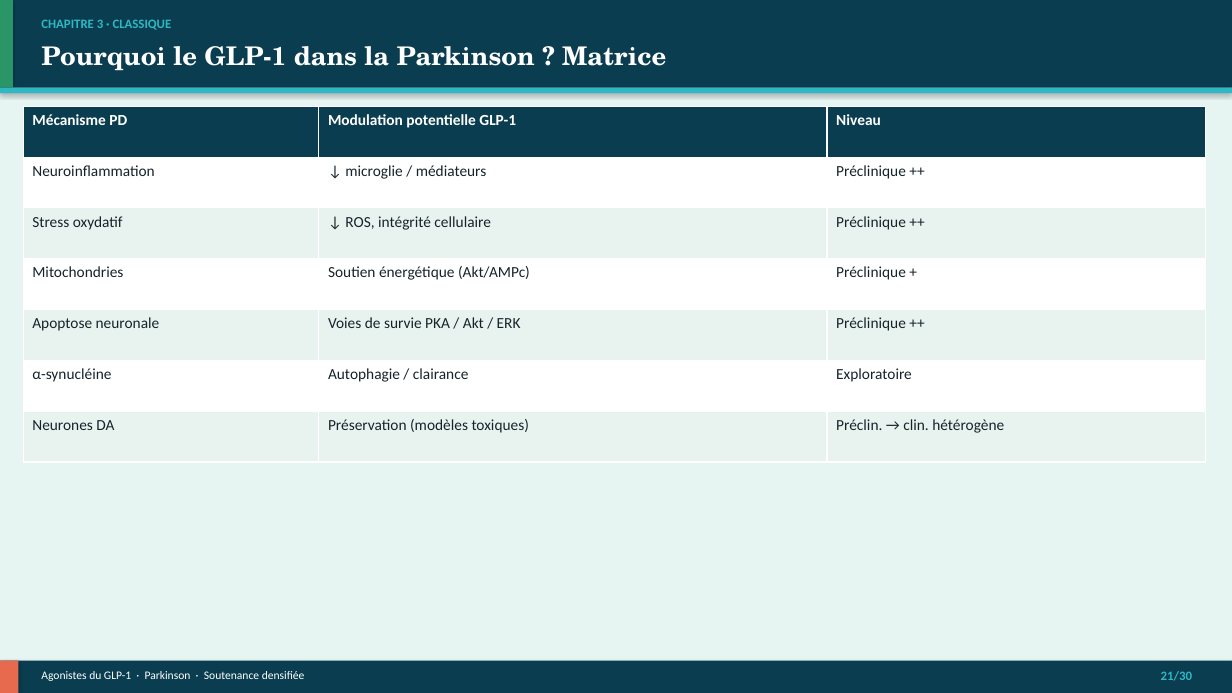
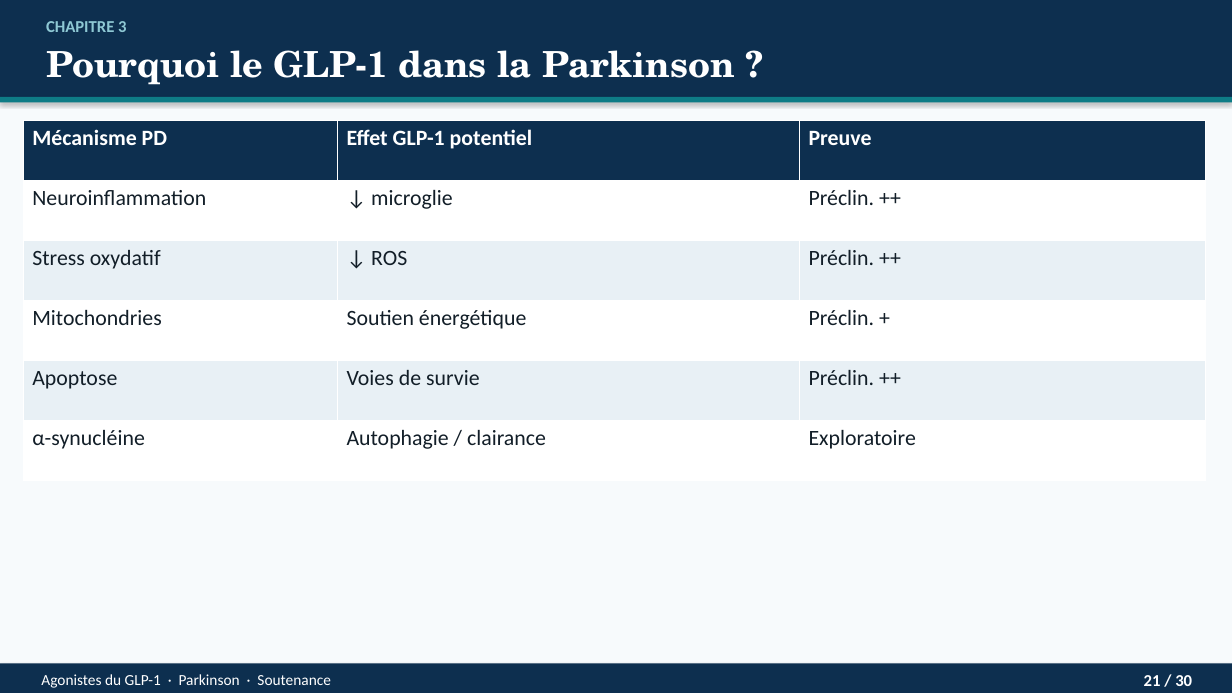
Before and after one commit to Mashtal-Platform/mashtal-platform, a slide deck: slide 21 of docs/presentation/Soutenance_GLP1_Parkinson.pptx. Drawn at 1232x693 pixels with LibreOffice and Linux fonts; fonts in the diff are those of the drawing. Boxes give left, top, right and bottom in pixels: in the first picture for what was removed or moved away, otherwise in the second. Text is boxed around its words. In the diff, an @@ line names an element or a change of style, - is before the commit and + after.

```diff
--- a/docs/presentation/Soutenance_GLP1_Parkinson.pptx
+++ b/docs/presentation/Soutenance_GLP1_Parkinson.pptx
@@ rectangle at [0, 0, 1232, 693]: fill #E6F4F2 to #F7FAFC @@
@@ rectangle: place and size @@
-rectangle at [0, 0, 1232, 88]
+rectangle at [0, 0, 1232, 97]
@@ rectangle at [0, 0, 1232, 97]: fill #0A3D4F to #0D2F4F @@
@@ rectangle removed at [0, 0, 13, 88] @@
@@ text at [46, 21, 126, 32]: text changed; size 10 to 13 pt; text colour #2EB8C4 to #8EC8D4 @@
-CHAPITRE 3 · CLASSIQUE
+CHAPITRE 3
@@ text at [46, 50, 735, 85]: text changed; size 20 to 28 pt @@
-Pourquoi le GLP-1 dans la Parkinson ? Matrice
+Pourquoi le GLP-1 dans la Parkinson ?
@@ rectangle: place and size @@
-rectangle at [0, 88, 1232, 93]
+rectangle at [0, 97, 1232, 103]
@@ rectangle at [0, 97, 1232, 103]: fill #2EB8C4 to #0E7C86 @@
@@ table at [23, 120, 1206, 481] @@
-row 1, column 2: Modulation potentielle GLP-1
+row 1, column 2: Effet GLP-1 potentiel
-row 1, column 3: Niveau
+row 1, column 3: Preuve
-row 2, column 2: ↓ microglie / médiateurs
+row 2, column 2: ↓ microglie
-row 2, column 3: Préclinique ++
+row 2, column 3: Préclin. ++
-row 3, column 2: ↓ ROS, intégrité cellulaire
+row 3, column 2: ↓ ROS
-row 3, column 3: Préclinique ++
+row 3, column 3: Préclin. ++
-row 4, column 2: Soutien énergétique (Akt/AMPc)
+row 4, column 2: Soutien énergétique
-row 4, column 3: Préclinique +
+row 4, column 3: Préclin. +
-row 5: Apoptose neuronale | Voies de survie PKA / Akt / ERK | Préclinique ++
+row 5: Apoptose | Voies de survie | Préclin. ++
-row 7: Neurones DA | Préservation (modèles toxiques) | Préclin. → clin. hétérogène
@@ table: place and size @@
-table at [23, 106, 1206, 462]
+table at [23, 120, 1206, 481]
@@ rectangle at [0, 664, 1232, 693]: fill #0A3D4F to #0D2F4F @@
@@ rectangle removed at [0, 661, 18, 693] @@
@@ text at [41, 674, 331, 688]: text changed; size 9 to 12 pt @@
-Agonistes du GLP-1 · Parkinson · Soutenance densifiée
+Agonistes du GLP-1 · Parkinson · Soutenance
@@ text at [1144, 675, 1192, 686]: text changed; size 10 to 13 pt; text colour #2EB8C4 to #FFFFFF @@
-21/30
+21 / 30
```
Also in this commit, not shown: 29 other slides changed, 9 other files.
